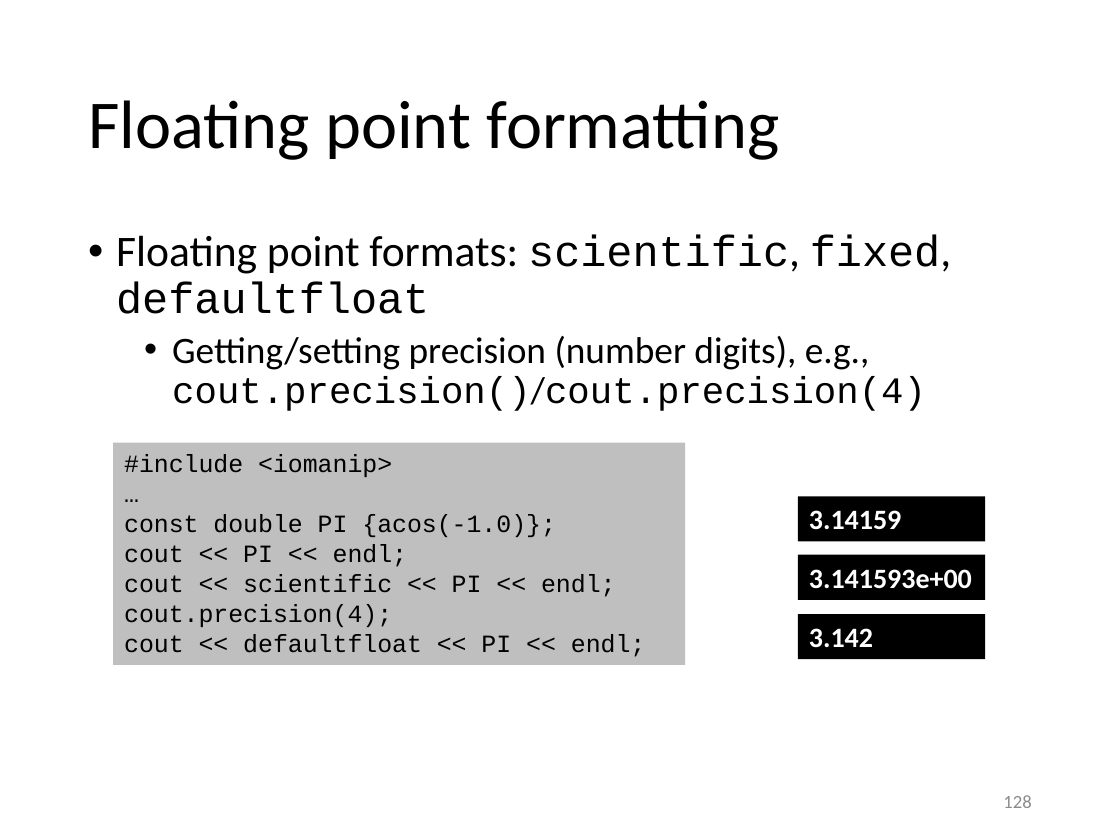
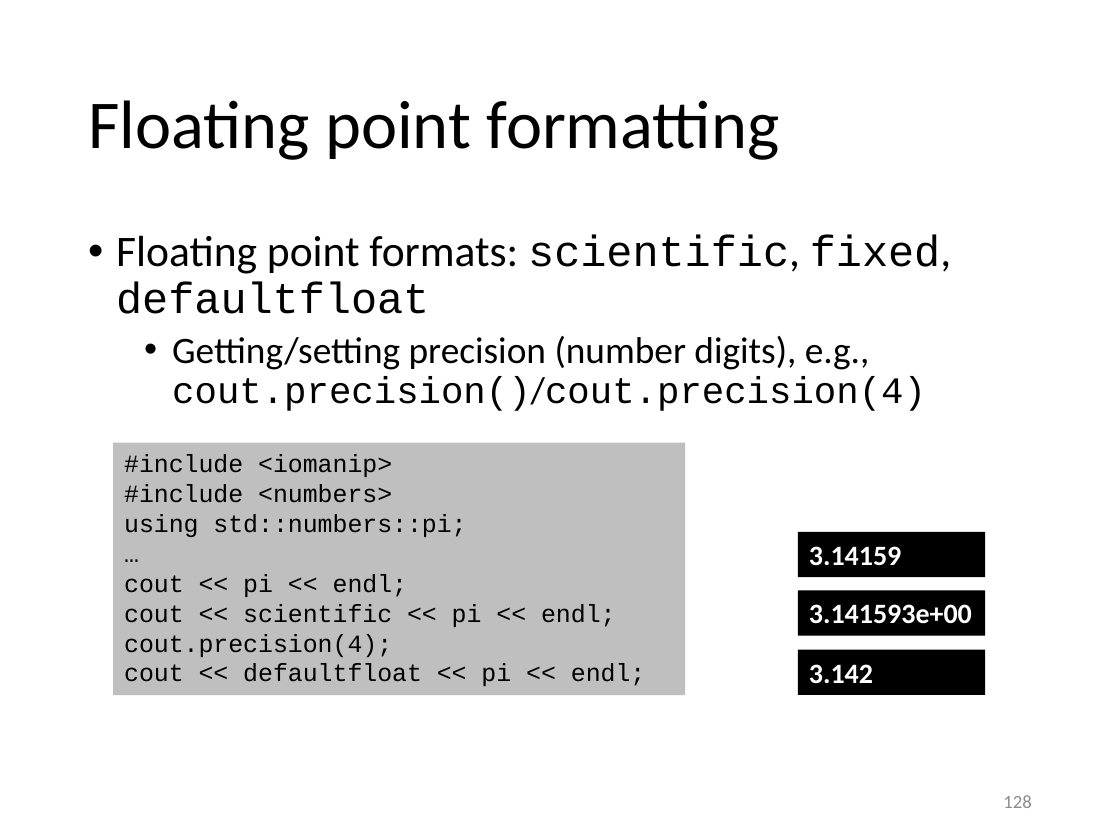
Before and after one commit to gjbex/Scientific-C-plus-plus, a slide deck: slide 128 of scientific_cpp.pptx. Drawn at 1120x840 pixels with LibreOffice and Linux fonts; fonts in the diff are those of the drawing. Boxes give left, top, right and bottom in pixels: in the first picture for what was removed or moved away, otherwise in the second. Text is boxed around its words. In the diff, an @@ line names an element or a change of style, - is before the commit and + after.

Commit message:
Replace computation of pi by std::numbers::pi

```diff
--- a/scientific_cpp.pptx
+++ b/scientific_cpp.pptx
@@ rectangle "#include <iomanip>": place and size @@
-rectangle "#include <iomanip>" at bbox=[113, 442, 685, 665]
+rectangle "#include <iomanip>" at bbox=[113, 442, 685, 696]
@@ text in rectangle at bbox=[124, 484, 466, 537]: paragraphs added @@
+#include <numbers>
+using std::numbers::pi;
@@ 3 rectangles: place and size @@
-3 rectangles at bbox=[797, 496, 984, 659]
+3 rectangles at bbox=[797, 532, 984, 694]
@@ text in rectangle at bbox=[124, 574, 615, 627]: text changed @@
-const double PI {acos(-1.0)};
-cout << PI << endl;
-cout << scientific << PI << endl;
+cout << pi << endl;
+cout << scientific << pi << endl;
@@ text in rectangle at bbox=[124, 663, 645, 686]: text changed @@
-cout << defaultfloat << PI << endl;
+cout << defaultfloat << pi << endl;
```
